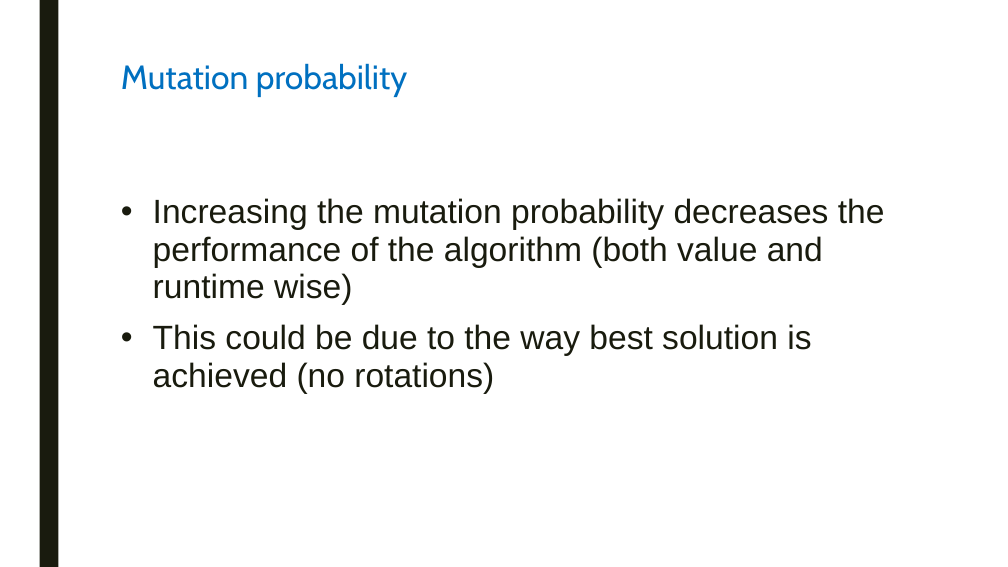
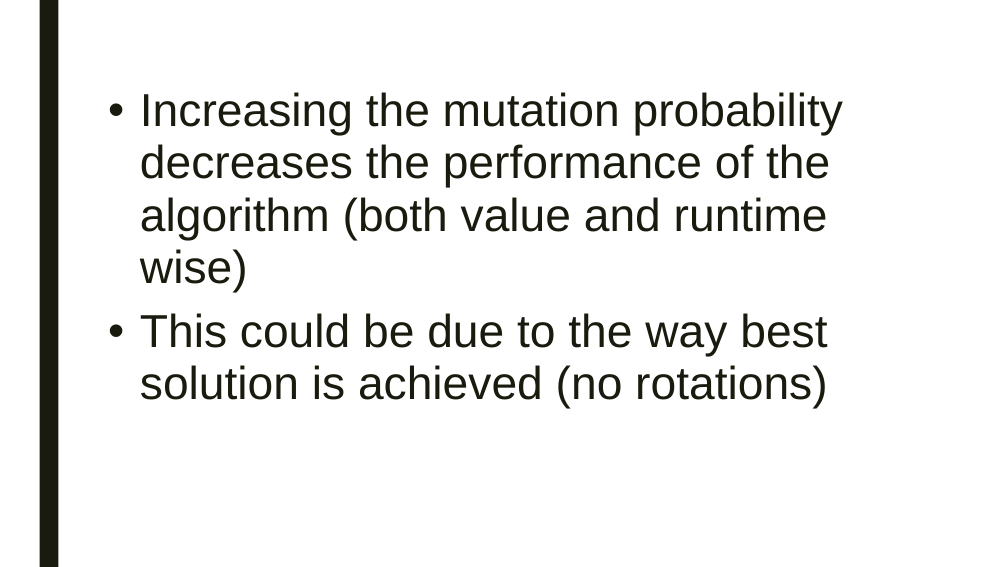
Before and after one commit to swengeler/PP3, a slide deck: slide 24 of Report, presentation and related stuff/Knapsack_problem.pptx (slide 23 before the commit). Drawn at 1008x567 pixels with LibreOffice and Linux fonts; fonts in the diff are those of the drawing. Boxes give left, top, right and bottom in pixels: in the first picture for what was removed or moved away, otherwise in the second. Text is boxed around its words. In the diff, an @@ line names an element or a change of style, - is before the commit and + after.

```diff
--- a/Report, presentation and related stuff/Knapsack_problem.pptx
+++ b/Report, presentation and related stuff/Knapsack_problem.pptx
@@ text "Increasing the mutation probability decreases ...": place and size @@
-text "Increasing the mutation probability decreases ..." at [153, 198, 885, 394]
+text "Increasing the mutation probability decreases ..." at [140, 92, 843, 400]
@@ text "Increasing the mutation probability decreases ..." at [140, 92, 843, 400]: size 32 to 44 pt @@
@@ title removed at [121, 63, 407, 97] @@
-Mutation probability
```
Also in this commit, not shown: 10 other slides changed, 5 slides added, 3 slides removed.
